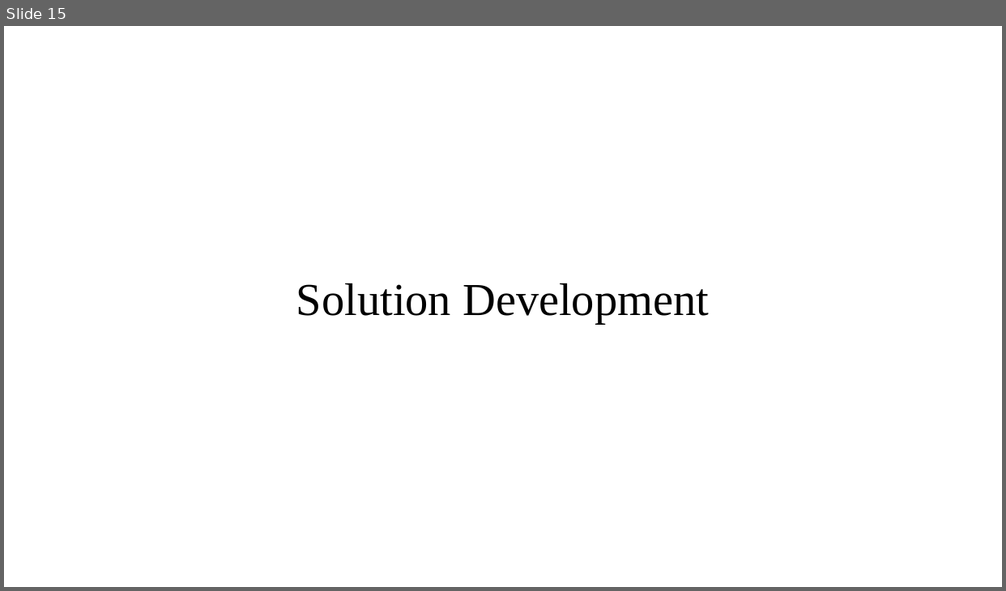
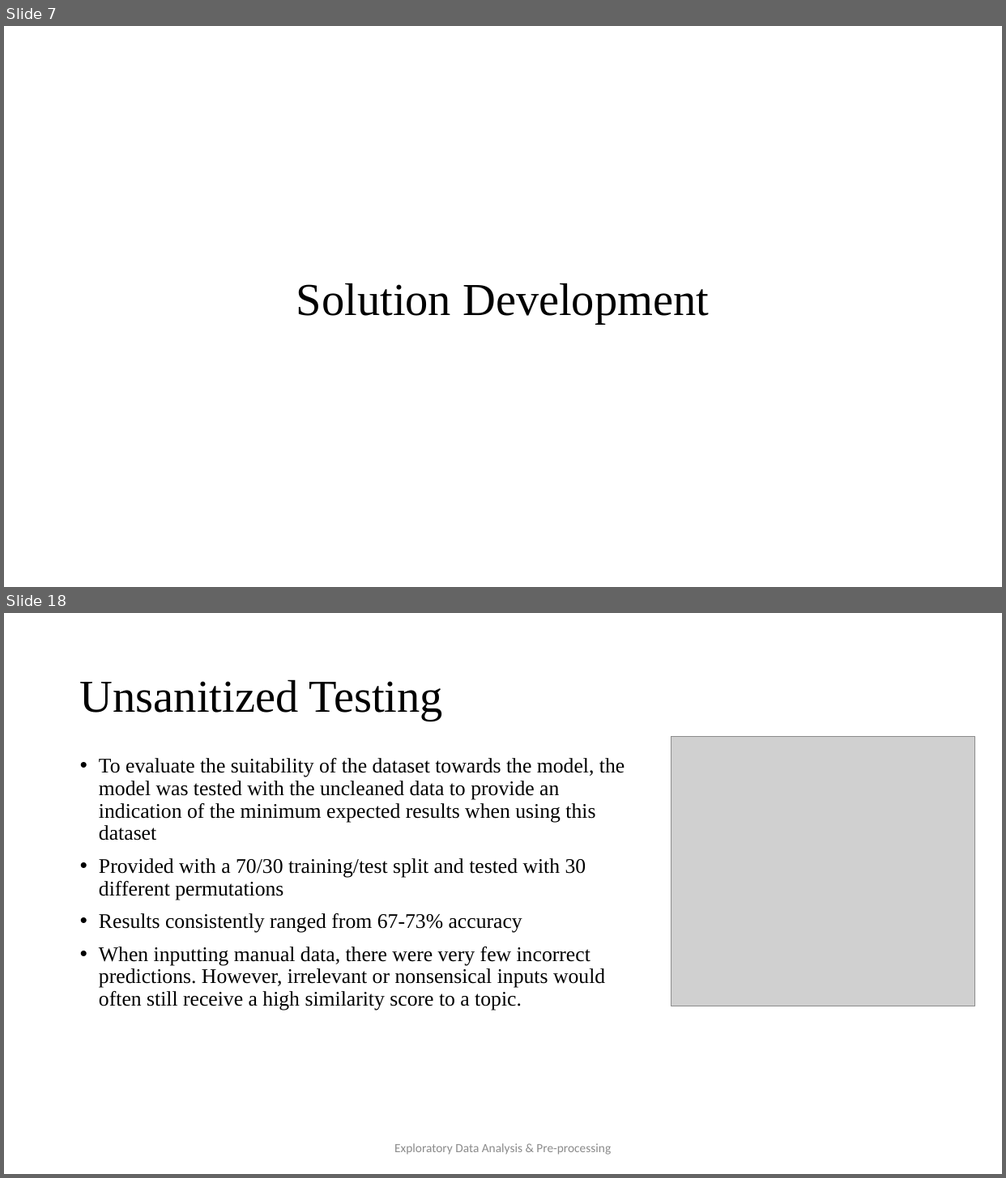
Before and after one commit to JaVonox/AIChatbot, a slide deck: Documentation/100505349.pptx. Shown one above the other, each under a label of ours: slide 15 before the commit, slides 7 and 18 after it; the slides between them are not shown. The pictures are 1006x591 and 1006x1178 pixels, drawn with LibreOffice and Linux fonts; fonts in the diff are those of the drawing; grey boxes stand for pictures. Boxes give left, top, right and bottom in pixels: in the first picture for what was removed or moved away, otherwise in the second. Text is boxed around its words. In the diff, an @@ line names an element or a change of style, - is before the commit and + after.

```diff
--- a/Documentation/100505349.pptx
+++ b/Documentation/100505349.pptx
@@ slide 18 added at (x1=4, y1=613, x2=1002, y2=1174), background #FFFFFF @@
@@ title added at (x1=80, y1=679, x2=443, y2=721), 44 pt, text #000000 @@
+Unsanitized Testing
@@ text added at (x1=99, y1=758, x2=624, y2=1011), 20 pt, text #000000 @@
+• To evaluate the suitability of the dataset towards the model, the model was tested with the uncleaned data to provide an indication of the minimum expected results when using this dataset
+• Provided with a 70/30 training/test split and tested with 30 different permutations
+• Results consistently ranged from 67-73% accuracy
+• When inputting manual data, there were very few incorrect predictions. However, irrelevant or nonsensical inputs would often still receive a high similarity score to a topic.
@@ picture added at (x1=671, y1=736, x2=975, y2=1006) @@
@@ text added at (x1=394, y1=1144, x2=611, y2=1155), 12 pt, text #8C8C8C @@
+Exploratory Data Analysis & Pre-processing
@@ what was slide 15 is now slide 7 @@
```
Also in this commit, not shown: 14 slides changed, 2 other slides added, 2 other files.
